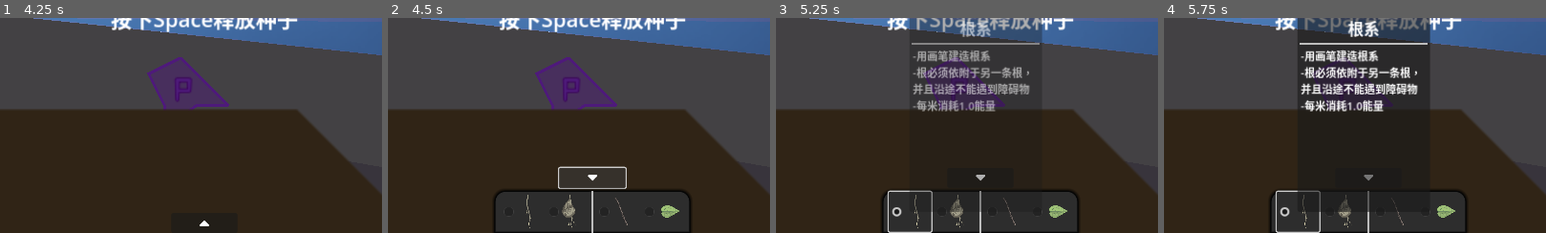
Above: before the commit, frames 1-4 (left to right).
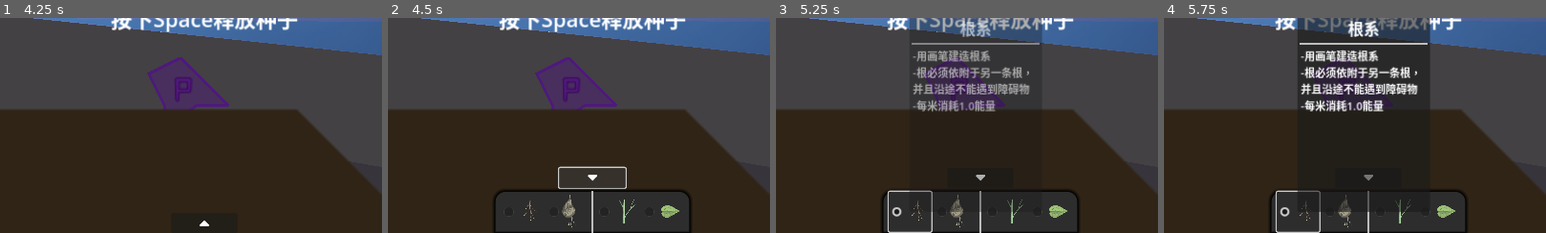
Above: after the commit, the same moments.

Repository: DeanNevan/RootsOfLife
Game: Godot game, scene res://src/main/MainMenu/MainMenu.tscn
The game is run twice, just before and just after one commit, with the same random seed, the same clock (stepped at 60 frames per second) and the same inputs. The engine's default icon, where the game draws it, is replaced by a stand-in: a white triangle on a blue panel in a dark square.
Inputs (mouse positions are % of the whole screen's width and height, from its top left):
- Up to frame 1 (4.25 s): click (5, 53) at 0.52 s; click "开始" at 1.25 s; click (50, 11) at 2 s; click "帮助" at 2.75 s; click "关闭" at 3.5 s
- Up to frame 2 (4.5 s): click (50, 98) at 4.25 s
- Up to frame 3 (5.25 s): click (41, 95) at 5 s
- Up to frame 4 (5.75 s): no input
The pictures show only the part of the screen within x 23-73%, y 50-100%; the shares and areas given below are measured in that part.

Frame 1 is identical in both runs. In frame 2, 0.2% of the frame differs, in the area x 35-65%, y 82-98%; in frame 3, 0.2%; in frame 4, 0.2%.

Commit message:
更换图标；达成目标后的弹窗

Diff:
--- a/src/main/MainGame/MainGame.gd
+++ b/src/main/MainGame/MainGame.gd
@@ -2,6 +2,7 @@
 class_name MainGame
 
 var game_world : GameWorld
+@onready var _WindowSucceed = %WindowSucceed
 @onready var _MainCamera : Camera2D = %MainCamera
 @onready var _Seed = %Seed
 @onready var _Plant = %Plant
@@ -15,12 +16,15 @@
 
 # Called when the node enters the scene tree for the first time.
 func _ready():
+	Data.connect("growth_point_changed", _on_growth_point_changed)
 	GUI._FloatWindow.init_all()
 	Data.init_all()
 	GameTime.timestamp = 0
 	GameTime.start()
 	Data.camera = _MainCamera
 	_MainCamera.make_current()
+
+	_WindowSucceed.hide()
 
 	game_world = Data.scene_game_world.instantiate()
 	Data.game_world = game_world
@@ -120,3 +124,8 @@
 func _on_main_game_ui_quit_requested():
 	Global.change_scene_to(self, Data.scene_main_menu)
 	pass # Replace with function body.
+
+func _on_growth_point_changed():
+	if Data.stem_growth_point >= Data.stem_goal and Data.roots_growth_point >= Data.roots_goal:
+		_WindowSucceed.show()
+		pass
--- a/src/main/MainGame/MainGame.tscn
+++ b/src/main/MainGame/MainGame.tscn
@@ -14,6 +14,21 @@
 
 [sub_resource type="LabelSettings" id="LabelSettings_u6yeg"]
 font_size = 64
+
+[sub_resource type="StyleBoxFlat" id="StyleBoxFlat_lcm2f"]
+bg_color = Color(0.203922, 0.203922, 0.203922, 1)
+border_width_left = 3
+border_width_top = 3
+border_width_right = 3
+border_width_bottom = 3
+border_color = Color(0.866667, 0.611765, 0.4, 1)
+corner_radius_top_left = 32
+corner_radius_top_right = 32
+corner_radius_bottom_right = 32
+corner_radius_bottom_left = 32
+
+[sub_resource type="LabelSettings" id="LabelSettings_qmrkm"]
+font_size = 22
 
 [sub_resource type="Shader" id="Shader_q55y5"]
 code = "// NOTE: Shader automatically converted from Godot Engine 4.0.beta17's CanvasItemMaterial.
@@ -125,6 +140,56 @@
 offset_bottom = 23.0
 script = ExtResource("3_2lsnb")
 
+[node name="WindowSucceed" type="MarginContainer" parent="LayerUI"]
+unique_name_in_owner = true
+custom_minimum_size = Vector2(400, 300)
+anchors_preset = 8
+anchor_left = 0.5
+anchor_top = 0.5
+anchor_right = 0.5
+anchor_bottom = 0.5
+offset_left = -200.0
+offset_top = -125.0
+offset_right = 200.0
+offset_bottom = 125.0
+grow_horizontal = 2
+grow_vertical = 2
+
+[node name="Panel" type="Panel" parent="LayerUI/WindowSucceed"]
+layout_mode = 2
+theme_override_styles/panel = SubResource("StyleBoxFlat_lcm2f")
+
+[node name="MarginContainer" type="MarginContainer" parent="LayerUI/WindowSucceed"]
+layout_mode = 2
+theme_override_constants/margin_left = 5
+theme_override_constants/margin_top = 5
+theme_override_constants/margin_right = 5
+theme_override_constants/margin_bottom = 15
+
+[node name="VBoxContainer" type="VBoxContainer" parent="LayerUI/WindowSucceed/MarginContainer"]
+layout_mode = 2
+
+[node name="Label" type="Label" parent="LayerUI/WindowSucceed/MarginContainer/VBoxContainer"]
+layout_mode = 2
+size_flags_vertical = 3
+text = "你达成了目标！
+这株植物将继续成长。
+直到环境和其自身DNA的限制。
+
+你可以继续游玩。
+也可以在右上角退出到主选单。
+然后，种下另一根生命......"
+label_settings = SubResource("LabelSettings_qmrkm")
+horizontal_alignment = 1
+vertical_alignment = 1
+autowrap_mode = 3
+
+[node name="ButtonHelpClose" type="Button" parent="LayerUI/WindowSucceed/MarginContainer/VBoxContainer"]
+custom_minimum_size = Vector2(100, 40)
+layout_mode = 2
+size_flags_horizontal = 4
+text = "关闭"
+
 [node name="GameWorld" type="Node2D" parent="."]
 
 [node name="Plant" parent="." instance=ExtResource("7_3m3eh")]
--- a/src/main/MainGame/MainGameUI/MainGameUI.tscn
+++ b/src/main/MainGame/MainGameUI/MainGameUI.tscn
@@ -10,9 +10,9 @@
 [ext_resource type="PackedScene" uid="uid://c81lb03lbh715" path="res://src/main/MainGame/MainGameUI/ContainerNutrition/ContainerNutrition.tscn" id="4_oycl3"]
 [ext_resource type="Texture2D" uid="uid://cegt6mtowaegm" path="res://assets/art/icon/up.png" id="9_8iml4"]
 [ext_resource type="Texture2D" uid="uid://b1408q6t6dq8n" path="res://assets/art/icon/down.png" id="9_t4e2h"]
-[ext_resource type="Texture2D" uid="uid://cwq2af68mxyho" path="res://assets/art/roots_line.png" id="11_i6tyg"]
+[ext_resource type="Texture2D" uid="uid://b3ag2moniaym2" path="res://assets/art/roots.png" id="11_u3ayj"]
 [ext_resource type="Texture2D" uid="uid://cggi63suyamc1" path="res://assets/art/storage_roots.png" id="12_iuaka"]
-[ext_resource type="Texture2D" uid="uid://bob3etid8eu74" path="res://assets/art/stick2.png" id="13_on4m6"]
+[ext_resource type="Texture2D" uid="uid://iigr4r5dig52" path="res://assets/art/stem.png" id="13_e8i75"]
 [ext_resource type="Texture2D" uid="uid://cfcnt565hkhw0" path="res://assets/art/leaf.png" id="14_qrbb7"]
 
 [sub_resource type="StyleBoxFlat" id="StyleBoxFlat_tu7ao"]
@@ -447,8 +447,8 @@
 custom_minimum_size = Vector2(64, 0)
 layout_mode = 2
 button_group = SubResource("ButtonGroup_pmrnp")
-icon = ExtResource("11_i6tyg")
-icon_alignment = 1
+icon = ExtResource("11_u3ayj")
+icon_alignment = 2
 expand_icon = true
 
 [node name="ButtonStorageRoots" type="CheckBox" parent="MarginContainer2/VBoxContainer/ContainerBuildingType/MarginContainer/HBoxContainer"]
@@ -467,7 +467,7 @@
 custom_minimum_size = Vector2(64, 0)
 layout_mode = 2
 button_group = SubResource("ButtonGroup_pmrnp")
-icon = ExtResource("13_on4m6")
+icon = ExtResource("13_e8i75")
 expand_icon = true
 
 [node name="ButtonLeaf" type="CheckBox" parent="MarginContainer2/VBoxContainer/ContainerBuildingType/MarginContainer/HBoxContainer"]
Binary file added: assets/art/roots.png
Not shown, added: assets/art/roots.png.import
Binary file added: assets/art/stem.png
Not shown, added: assets/art/stem.png.import
Not shown: 1 places in src/main/MainGame/MainGame.tscn that only renumber resources
